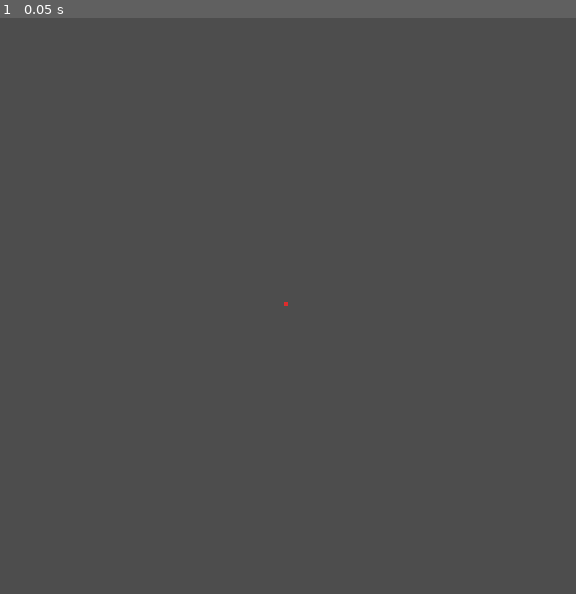
Above: before the commit, frame 1.
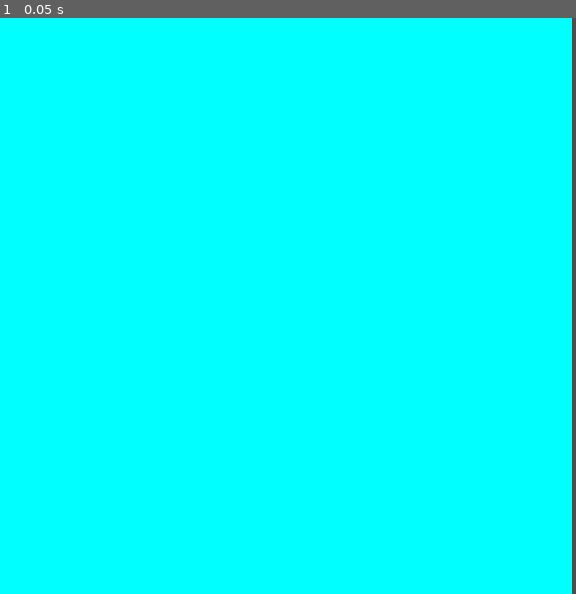
Above: after the commit, the same moment.

Repository: lcrol77/predator-prey
Game: Godot game, scene res://scenes/main.tscn
Two runs of this game, one before a commit and one after it. Both use one fixed random seed, a clock stepped at 60 frames per second and the inputs below.
Inputs:
- Up to frame 1 (0.05 s): no input

The runs differ from the first frame. In frame 1, 99% of the frame differs, in the area x 0-100%, y 0-100%.

Commit message:
feat: added board and drawing pixels

Diff:
--- /dev/null
+++ b/scenes/board.tscn
@@ -0,0 +1,8 @@
+[gd_scene load_steps=2 format=3 uid="uid://cuti8uvjpkpw1"]
+
+[ext_resource type="Script" path="res://scripts/board.gd" id="1_vg8j3"]
+
+[node name="Board" type="Node2D"]
+script = ExtResource("1_vg8j3")
+
+[node name="Pixels" type="Node" parent="."]
--- a/scenes/main.tscn
+++ b/scenes/main.tscn
@@ -1,11 +1,10 @@
 [gd_scene load_steps=2 format=3 uid="uid://dk2fgpjfhh7gq"]
 
-[ext_resource type="Texture2D" uid="uid://dlxokelm0evkr" path="res://assets/white_pixel.png" id="1_hr4md"]
+[ext_resource type="PackedScene" uid="uid://cuti8uvjpkpw1" path="res://scenes/board.tscn" id="1_4v3w0"]
 
 [node name="Main" type="Node2D"]
 
 [node name="Camera2D" type="Camera2D" parent="."]
+position = Vector2(72, -72)
 
-[node name="Sprite2D" type="Sprite2D" parent="."]
-modulate = Color(0.870588, 0.172549, 0.172549, 1)
-texture = ExtResource("1_hr4md")
+[node name="Board" parent="." instance=ExtResource("1_4v3w0")]
--- /dev/null
+++ b/scenes/pixel.tscn
@@ -0,0 +1,6 @@
+[gd_scene load_steps=2 format=3 uid="uid://m8od34frkve8"]
+
+[ext_resource type="Texture2D" uid="uid://dlxokelm0evkr" path="res://assets/white_pixel.png" id="1_4wdjx"]
+
+[node name="Pixel" type="Sprite2D"]
+texture = ExtResource("1_4wdjx")
--- /dev/null
+++ b/scripts/board.gd
@@ -0,0 +1,24 @@
+extends Node2D
+
+const PIXEL = preload("res://scenes/pixel.tscn")
+const BOARD_SIZE = 144
+var rng = RandomNumberGenerator.new()
+@onready var pixels: Node = $Pixels
+
+# Called when the node enters the scene tree for the first time.
+func _ready() -> void:
+	draw_pixels()
+
+func draw_pixels() -> void:
+	for i in BOARD_SIZE:
+		for j in BOARD_SIZE:
+			var pixel =  PIXEL.instantiate()
+			pixels.add_child(pixel)
+			pixel.global_position = Vector2(j, -i)
+			pixel.self_modulate = Color.AQUA
+
+
+
+# Called every frame. 'delta' is the elapsed time since the previous frame.
+func _process(delta: float) -> void:
+	pass
